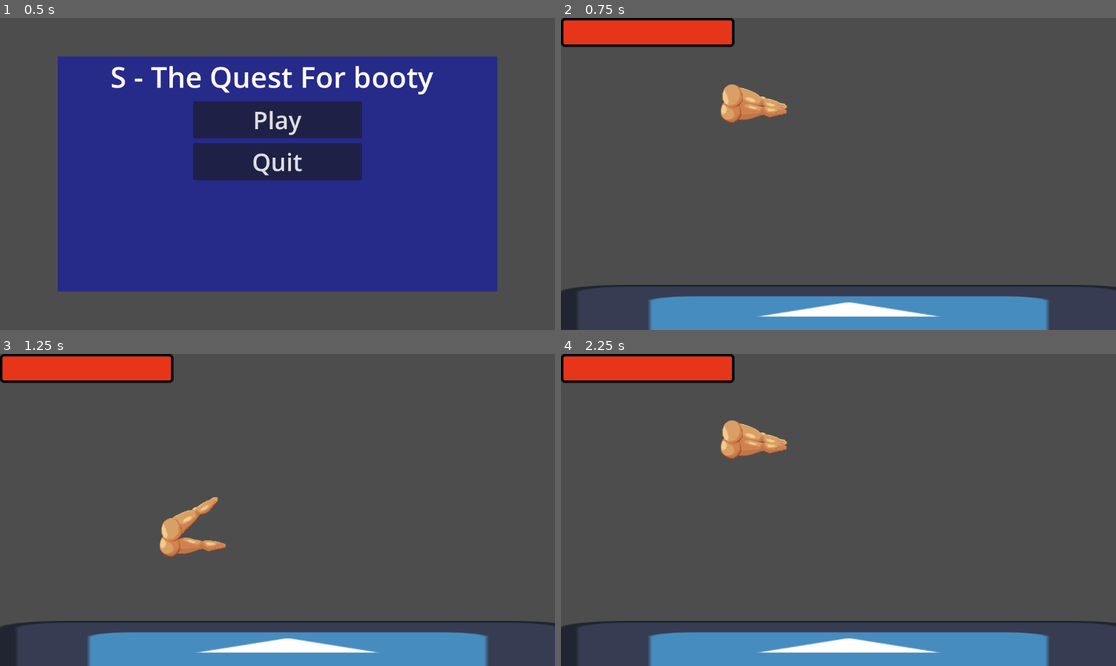
Above: before the commit, frames 1-4 (two rows, left to right).
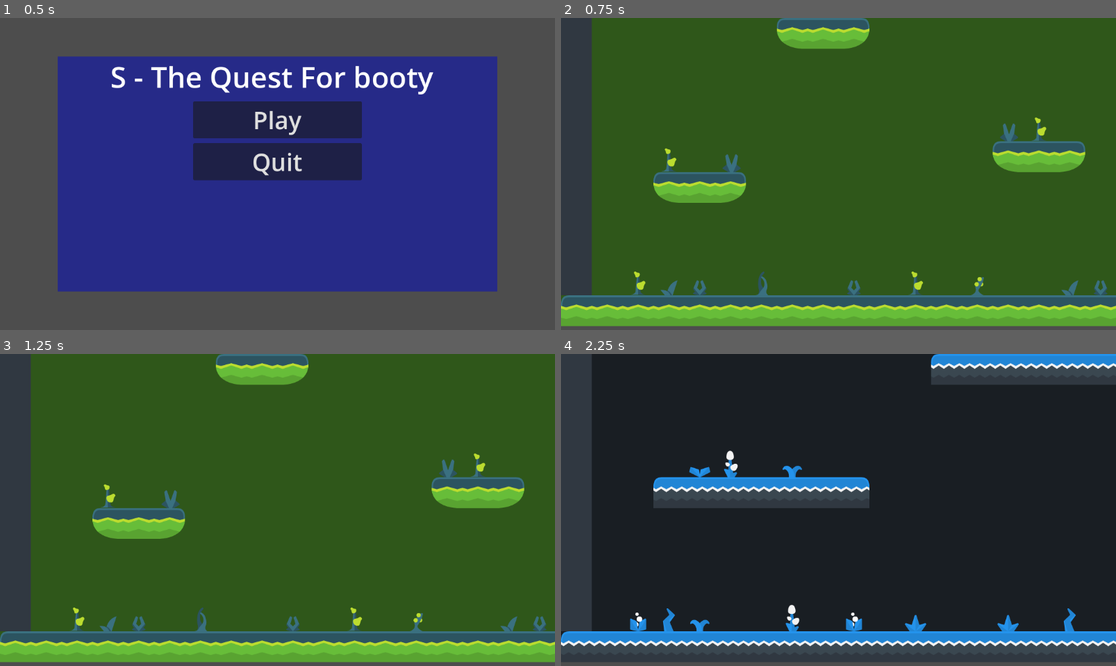
Above: after the commit, the same moments.

Repository: Mrizzi-96/s-the-game
Game: Godot game, scene res://MainMenu/main_menu.tscn
The game is run twice, just before and just after one commit, with the same random seed, the same clock (stepped at 60 frames per second) and the same inputs. The engine's default icon, where the game draws it, is replaced by a stand-in: a white triangle on a blue panel in a dark square.
Inputs (mouse positions are in pixels of both pictures, inside the frame that each line leads up to):
- Up to frame 1 (0.5 s): no input
- Up to frame 2 (0.75 s): click "Play" at 0.5 s
- Up to frame 3 (1.25 s): no input
- Up to frame 4 (2.25 s): move the mouse to (960, 494) at 1.27 s; hold Q 1.28-2 s; tap Space at 1.52 s; click "Play" at 2 s

Frame 1 is identical in both runs. In frame 2, 99% of the frame differs, in the area x 0-100%, y 0-100%; in frame 3, 99%; in frame 4, 95%.

Commit message:
feat(global): use random arena scene instead of test scene

Diff:
--- a/MainMenu/main_menu.gd
+++ b/MainMenu/main_menu.gd
@@ -5,7 +5,7 @@
 
 # Called when the node enters the scene tree for the first time.
 func _ready():
-	play.pressed.connect(Global.goto_scene.bind("res://test.tscn"))
+	play.pressed.connect(Global.load_random_arena_scene)
 	quit.pressed.connect(Global.quit_game)
 
 
